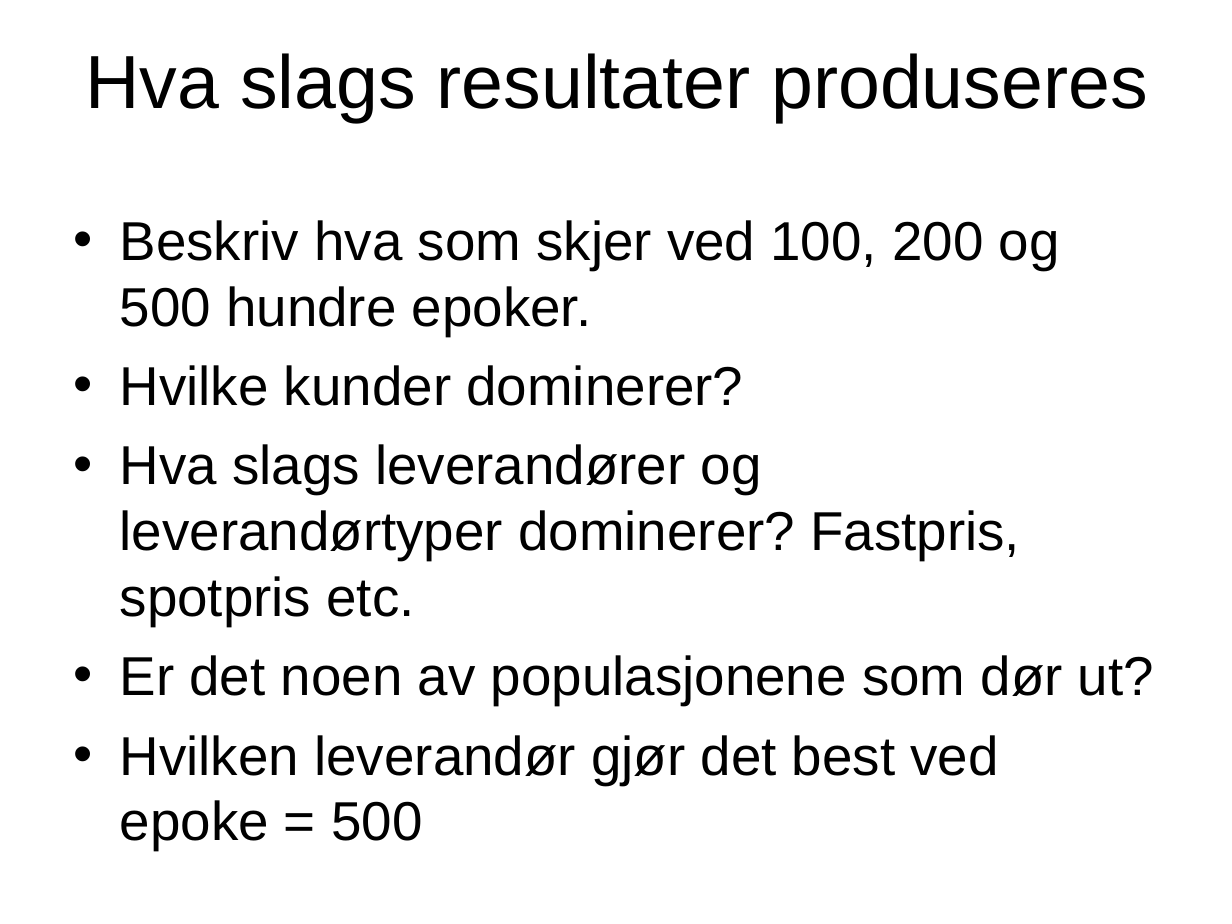
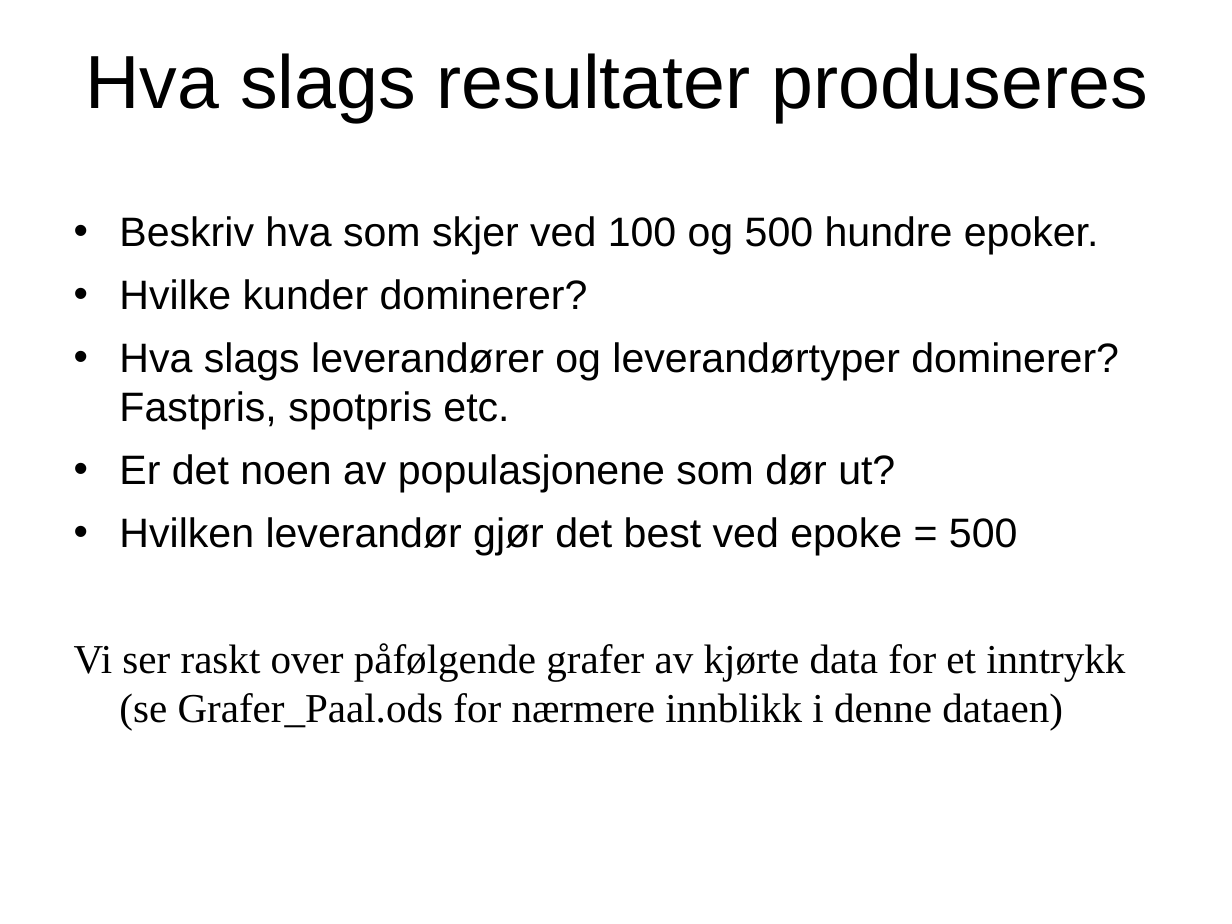
Before and after one commit to ptrefall/ste6246tradingagent, a slide deck: slide 12 of doc/4D_slides_Paal.ppt (slide 7 before the commit). Drawn at 1232x924 pixels with LibreOffice and Linux fonts; fonts in the diff are those of the drawing. Boxes give left, top, right and bottom in pixels: in the first picture for what was removed or moved away, otherwise in the second. Text is boxed around its words. In the diff, an @@ line names an element or a change of style, - is before the commit and + after.

```diff
--- a/doc/4D_slides_Paal.ppt
+++ b/doc/4D_slides_Paal.ppt
@@ text at bbox=[119, 216, 1099, 255]: text changed; size 32 to 24 pt @@
-• Beskriv hva som skjer ved 100, 200 og 500 hundre epoker.
+• Beskriv hva som skjer ved 100 og 500 hundre epoker.
@@ text at bbox=[119, 279, 1119, 556]: size 32 to 24 pt in "Hvilke kunder dominerer?", "Hva slags leverandører og leverandørtyper dominerer? Fastpri ...", "Er det noen av populasjonene som dør ...", "Hvilken leverandør gjør det best ved epoke ..." @@
@@ text at bbox=[74, 643, 1125, 730]: paragraph added @@
+Vi ser raskt over påfølgende grafer av kjørte data for et inntrykk (se Grafer_Paal.ods for nærmere innblikk i denne dataen)
```
Also in this commit, not shown: 5 other slides changed, 15 slides added, 11 slides removed, 1 other file.
